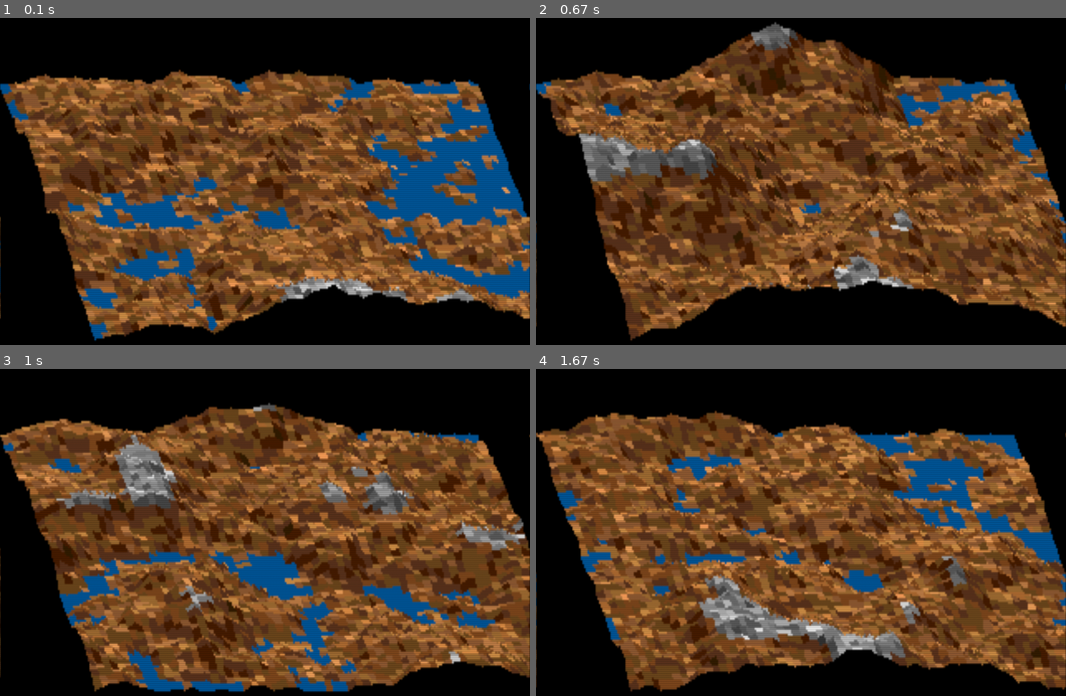
Above: before the commit, frames 1-4 (two rows, left to right).
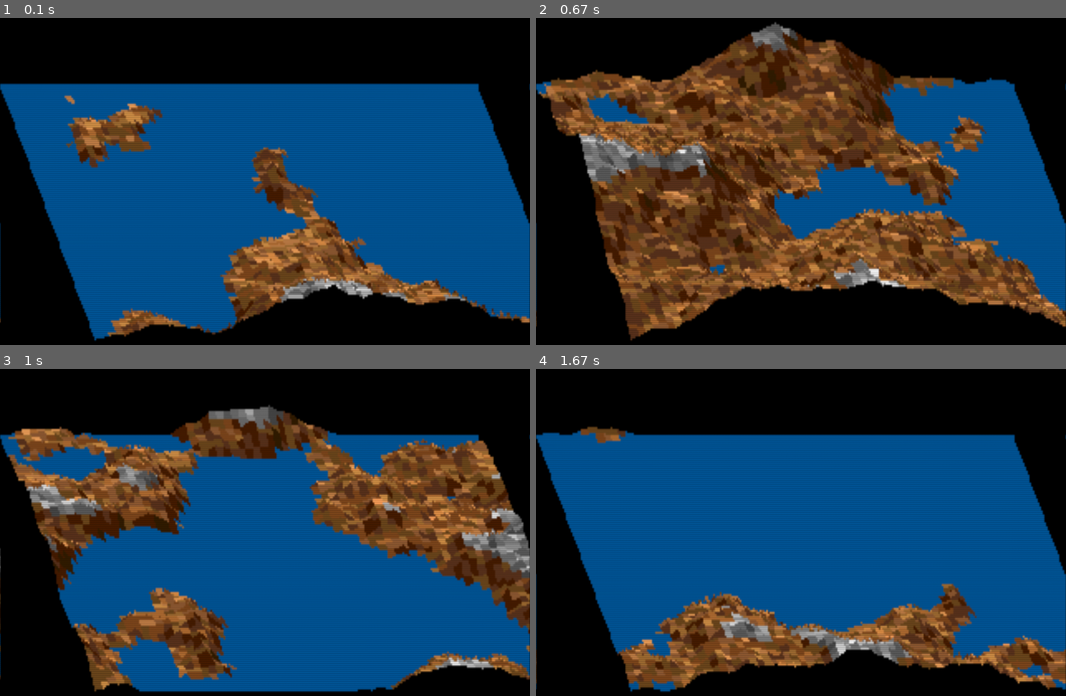
Above: after the commit, the same moments.

Repository: regeya/pygame-fractal-mountain
Game: pygame game, started from pygame-fractal-mountain.py
Two runs of this game, one before a commit and one after it. Both use one fixed random seed, a clock stepped at 60 frames per second and the inputs below.
Inputs:
- Up to frame 1 (0.1 s): no input
- Up to frame 2 (0.67 s): tap Enter at 0.33 s
- Up to frame 3 (1 s): tap Space at 0.67 s
- Up to frame 4 (1.67 s): tap Enter at 1 s; tap Space at 1.33 s

The runs differ from the first frame. In frame 1, 50% of the frame differs, in the area x 0-100%, y 15-99%; in frame 2, 33%; in frame 3, 55%; in frame 4, 57%, in the area x 0-100%, y 12-99%.

Commit message:
fixed logic for real this time

Diff:
--- a/pygame-fractal-mountain.py
+++ b/pygame-fractal-mountain.py
@@ -135,19 +135,19 @@
                 for x in range(hl, 64, sk):
                     ran = (random.random() - 0.5) * max_val * sk
                     old = (self.lv[x - hl][y] + self.lv[x + hl][y]) / 2
-                    self.lv[x][y] = max(0, old + ran)
+                    self.lv[x][y] = old + ran
             for x in range(0, 65, sk):
                 for y in range(hl, 65, sk):
                     ran = (random.random() - 0.5) * max_val * sk
                     old = (self.lv[x][y - hl] + self.lv[x][y + hl]) / 2
-                    self.lv[x][y] = max(0, old + ran)
+                    self.lv[x][y] = old + ran
             for x in range(hl, 65, sk):
                 for y in range(hl, 65, sk):
                     ran = (random.random() - 0.5) * max_val * sk
                     old1 = (self.lv[x + hl][y - hl] + self.lv[x - hl][y + hl]) / 2
                     old2 = (self.lv[x - hl][y - hl] + self.lv[x + hl][y + hl]) / 2
                     old = (old1 + old2) / 2
-                    self.lv[x][y] = max(0, old + ran)
+                    self.lv[x][y] = old + ran
                     if self.lv[x][y] > self.maxLv:
                         self.maxLv = int(self.lv[x][y])
 
@@ -166,19 +166,19 @@
                 points = [
                     (
                         self.xm * x + self.xshift * y,
-                        self.ym * y + self.yp - self.lv[x][y],
+                        self.ym * y + self.yp - max(0, self.lv[x][y]),
                     ),
                     (
                         self.xm * (x + 1) + self.xshift * y,
-                        self.ym * y + self.yp - self.lv[x + 1][y],
+                        self.ym * y + self.yp - max(0, self.lv[x + 1][y]),
                     ),
                     (
                         self.xm * (x + 1) + self.xshift * (y + 1),
-                        self.ym * (y + 1) + self.yp - self.lv[x + 1][y + 1],
+                        self.ym * (y + 1) + self.yp - max(0, self.lv[x + 1][y + 1]),
                     ),
                     (
                         self.xm * x + self.xshift * (y + 1),
-                        self.ym * (y + 1) + self.yp - self.lv[x][y + 1],
+                        self.ym * (y + 1) + self.yp - max(0, self.lv[x][y + 1]),
                     ),
                 ]
                 shade = tuple(self.colors[self.getshade(x, y, x, y)])
